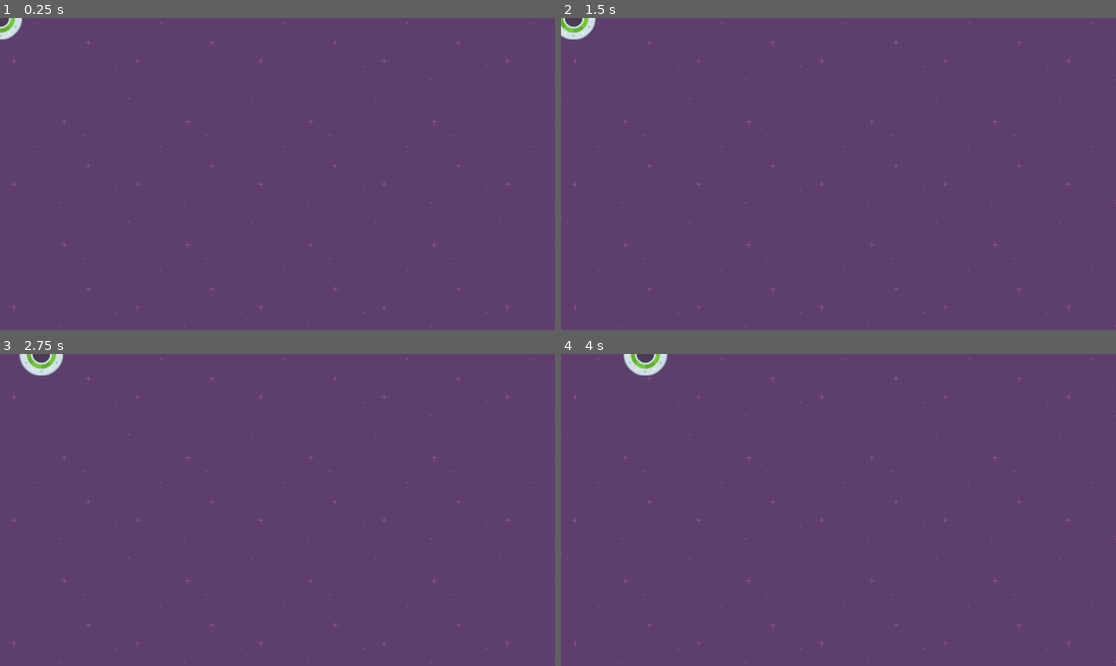
Above: before the commit, frames 1-4 (two rows, left to right).
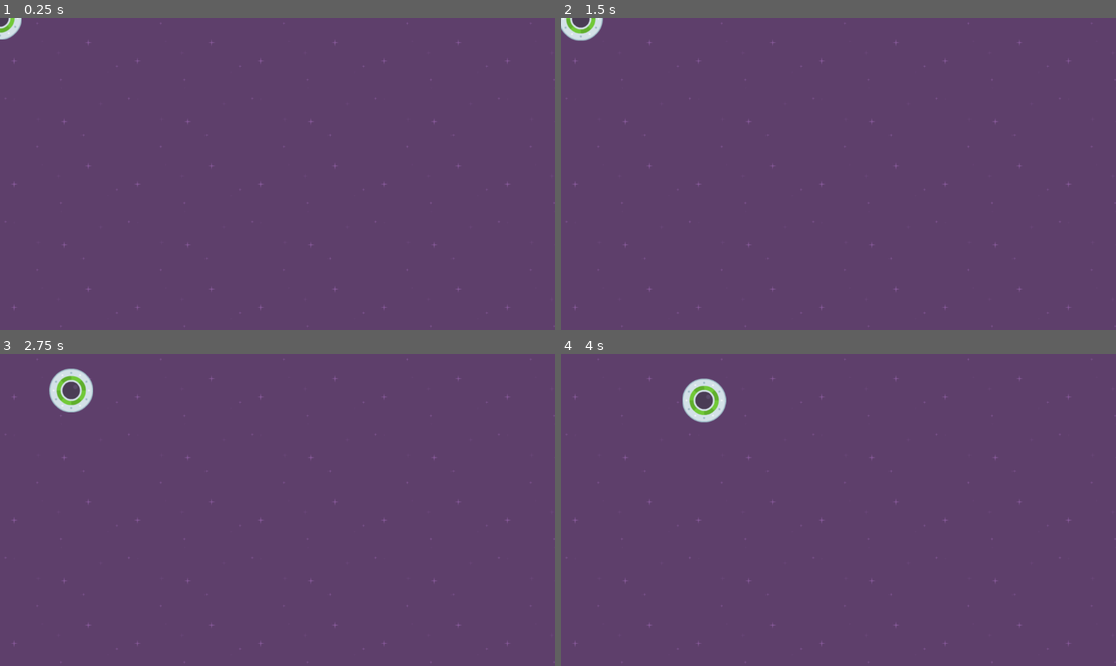
Above: after the commit, the same moments.

Repository: QBERT18/speedysaucer
Game: Godot game, scene res://level_1.tscn
Two runs of this game, one before a commit and one after it. Both use one fixed random seed, a clock stepped at 60 frames per second and the inputs below.
Inputs:
- Up to frame 1 (0.25 s): no input
- Up to frame 2 (1.5 s): tap Enter at 0.5 s; hold Right (move_right, bound only after the commit) 0.53-1.28 s; hold Down (move_down, bound only after the commit) from 1.28 s (still down)
- Up to frame 3 (2.75 s): release Down (move_down, bound only after the commit) at 2.03 s; hold Right (move_right, bound only after the commit) from 2.03 s (still down)
- Up to frame 4 (4 s): release Right (move_right, bound only after the commit) at 2.78 s; hold Up (move_up, bound only after the commit) 2.78-3.53 s; hold Left (move_left, bound only after the commit) from 3.53 s (still down)

The runs differ from the first frame. In frame 1, less than 0.1% of the frame differs, in the area x 0-5%, y 0-7%; in frame 2, 0.4%; in frame 3, 1.1%; in frame 4, 1.2%, in the area x 11-30%, y 0-23%.

Commit message:
Getting Input

Diff:
--- a/player.gd
+++ b/player.gd
@@ -1,12 +1,12 @@
 extends RigidBody2D
 
-# Called when the node enters the scene tree for the first time.
-func _ready():
-	pass
-# Called every frame. 'delta' is the elapsed time since the previous frame.
-func _process(delta):
-	# print("Frames per second: " + str(Engine.get_frames_per_second()))
-	pass
-
 func _physics_process(delta):
-	apply_force(Vector2(25.0, 0.0))
+	var force = 100
+	if Input.is_action_pressed("move_up"):
+		apply_force(Vector2(0, -force))
+	if Input.is_action_pressed("move_right"):
+		apply_force(Vector2(force, 0))
+	if Input.is_action_pressed("move_down"):
+		apply_force(Vector2(0, force))
+	if Input.is_action_pressed("move_left"):
+		apply_force(Vector2(-force, 0))
--- a/project.godot
+++ b/project.godot
@@ -18,3 +18,30 @@
 [display]
 
 window/vsync/vsync_mode=0
+
+[input]
+
+move_right={
+"deadzone": 0.5,
+"events": [Object(InputEventKey,"resource_local_to_scene":false,"resource_name":"","device":0,"window_id":0,"alt_pressed":false,"shift_pressed":false,"ctrl_pressed":false,"meta_pressed":false,"pressed":false,"keycode":0,"physical_keycode":4194321,"key_label":0,"unicode":0,"location":0,"echo":false,"script":null)
+, Object(InputEventKey,"resource_local_to_scene":false,"resource_name":"","device":0,"window_id":0,"alt_pressed":false,"shift_pressed":false,"ctrl_pressed":false,"meta_pressed":false,"pressed":false,"keycode":0,"physical_keycode":68,"key_label":0,"unicode":0,"location":0,"echo":false,"script":null)
+]
+}
+move_left={
+"deadzone": 0.5,
+"events": [Object(InputEventKey,"resource_local_to_scene":false,"resource_name":"","device":-1,"window_id":0,"alt_pressed":false,"shift_pressed":false,"ctrl_pressed":false,"meta_pressed":false,"pressed":false,"keycode":0,"physical_keycode":4194319,"key_label":0,"unicode":0,"location":0,"echo":false,"script":null)
+, Object(InputEventKey,"resource_local_to_scene":false,"resource_name":"","device":-1,"window_id":0,"alt_pressed":false,"shift_pressed":false,"ctrl_pressed":false,"meta_pressed":false,"pressed":false,"keycode":0,"physical_keycode":65,"key_label":0,"unicode":97,"location":0,"echo":false,"script":null)
+]
+}
+move_up={
+"deadzone": 0.5,
+"events": [Object(InputEventKey,"resource_local_to_scene":false,"resource_name":"","device":-1,"window_id":0,"alt_pressed":false,"shift_pressed":false,"ctrl_pressed":false,"meta_pressed":false,"pressed":false,"keycode":0,"physical_keycode":4194320,"key_label":0,"unicode":0,"location":0,"echo":false,"script":null)
+, Object(InputEventKey,"resource_local_to_scene":false,"resource_name":"","device":-1,"window_id":0,"alt_pressed":false,"shift_pressed":false,"ctrl_pressed":false,"meta_pressed":false,"pressed":false,"keycode":0,"physical_keycode":87,"key_label":0,"unicode":119,"location":0,"echo":false,"script":null)
+]
+}
+move_down={
+"deadzone": 0.5,
+"events": [Object(InputEventKey,"resource_local_to_scene":false,"resource_name":"","device":-1,"window_id":0,"alt_pressed":false,"shift_pressed":false,"ctrl_pressed":false,"meta_pressed":false,"pressed":false,"keycode":0,"physical_keycode":4194322,"key_label":0,"unicode":0,"location":0,"echo":false,"script":null)
+, Object(InputEventKey,"resource_local_to_scene":false,"resource_name":"","device":-1,"window_id":0,"alt_pressed":false,"shift_pressed":false,"ctrl_pressed":false,"meta_pressed":false,"pressed":false,"keycode":0,"physical_keycode":83,"key_label":0,"unicode":115,"location":0,"echo":false,"script":null)
+]
+}
